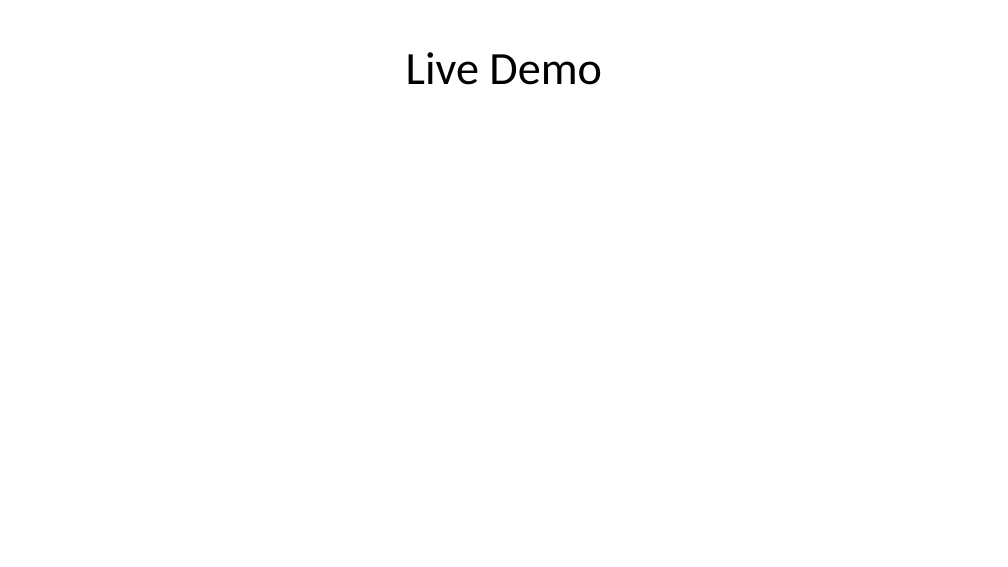
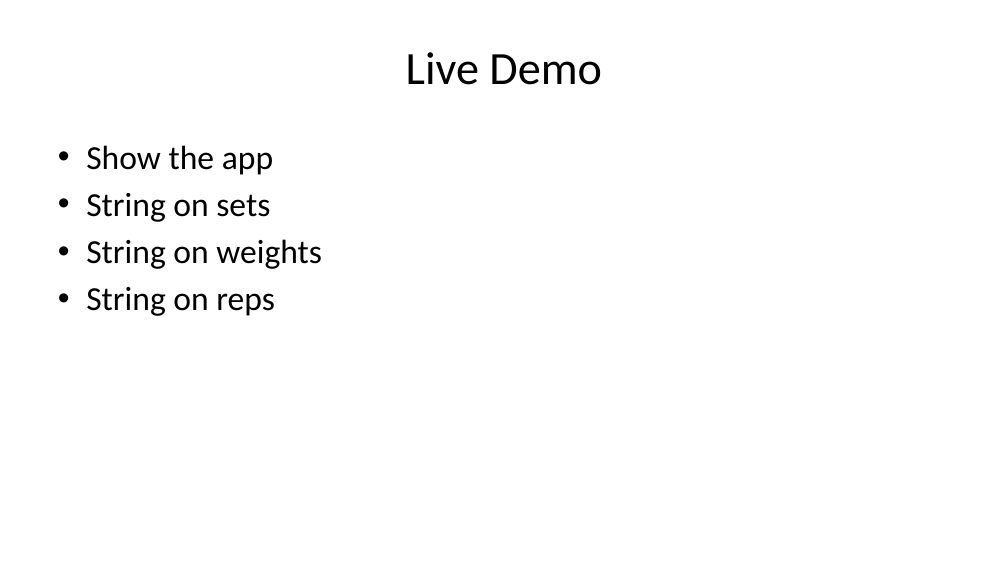
Before and after one commit to janelbrandon/CA_Assessment, a slide deck: slide 5 of ppt/Assignment_A1-1_Presentation.pptx. Drawn at 1008x567 pixels with LibreOffice and Linux fonts; fonts in the diff are those of the drawing. Boxes give left, top, right and bottom in pixels: in the first picture for what was removed or moved away, otherwise in the second. Text is boxed around its words. In the diff, an @@ line names an element or a change of style, - is before the commit and + after.

```diff
--- a/ppt/Assignment_A1-1_Presentation.pptx
+++ b/ppt/Assignment_A1-1_Presentation.pptx
@@ text added at (x1=86, y1=145, x2=322, y2=316), 32 pt, text #000000 @@
+• Show the app
+• String on sets
+• String on weights
+• String on reps
```
Also in this commit, not shown: 1 slide added, 4 other files.
